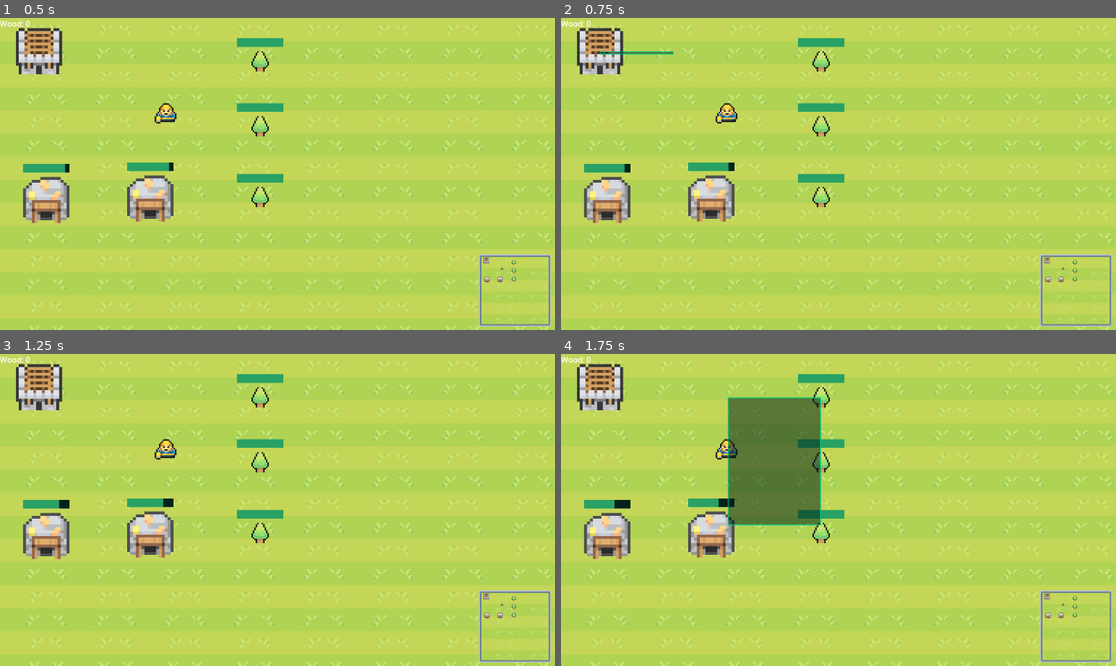
Above: before the commit, frames 1-4 (two rows, left to right).
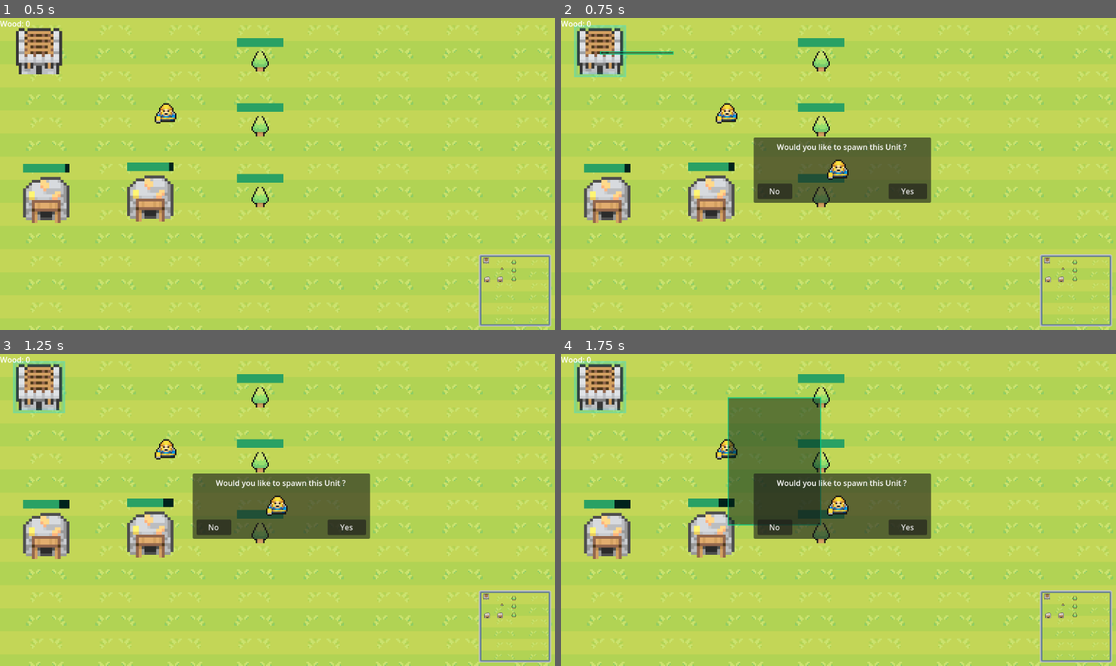
Above: after the commit, the same moments.

Repository: Luxiorawa/godot-coding-quest-rts
Game: Godot game, scene res://world.tscn
Two runs of this game, one before a commit and one after it. Both use one fixed random seed, a clock stepped at 60 frames per second and the inputs below.
Inputs (mouse positions are in pixels of both pictures, inside the frame that each line leads up to):
- Up to frame 1 (0.5 s): no input
- Up to frame 2 (0.75 s): tap Enter at 0.5 s; drag from (599, 52) to (821, 61) at 0.52 s
- Up to frame 3 (1.25 s): no input
- Up to frame 4 (1.75 s): drag from (727, 525) to (821, 397) at 1.27 s

Frame 1 is identical in both runs. In frame 2, 7.1% of the frame differs, in the area x 2-67%, y 2-60%; in frame 3, 7.1%; in frame 4, 7.1%.

Commit message:
feat: fix barbHouse unit spawning bug

Diff:
--- a/Houses/BarbHouse.gd
+++ b/Houses/BarbHouse.gd
@@ -11,15 +11,12 @@
 
 func _input(event: InputEvent) -> void:
 	if event.is_action_pressed("LeftClick") and mouseEntered == true:
-		print("ALO ?????")
 		isSelected = !isSelected
 		if isSelected == true:
 			Game.spawnUnitUI(self.position)
 
 func _on_mouse_entered() -> void:
-	print(true)
 	mouseEntered = true
 
 func _on_mouse_exited() -> void:
-	print(false)
 	mouseEntered = false
--- a/UI/UI.tscn
+++ b/UI/UI.tscn
@@ -22,3 +22,4 @@
 offset_bottom = 23.0
 
 [node name="Mini-map" parent="." instance=ExtResource("2_1vjdu")]
+mouse_filter = 1
